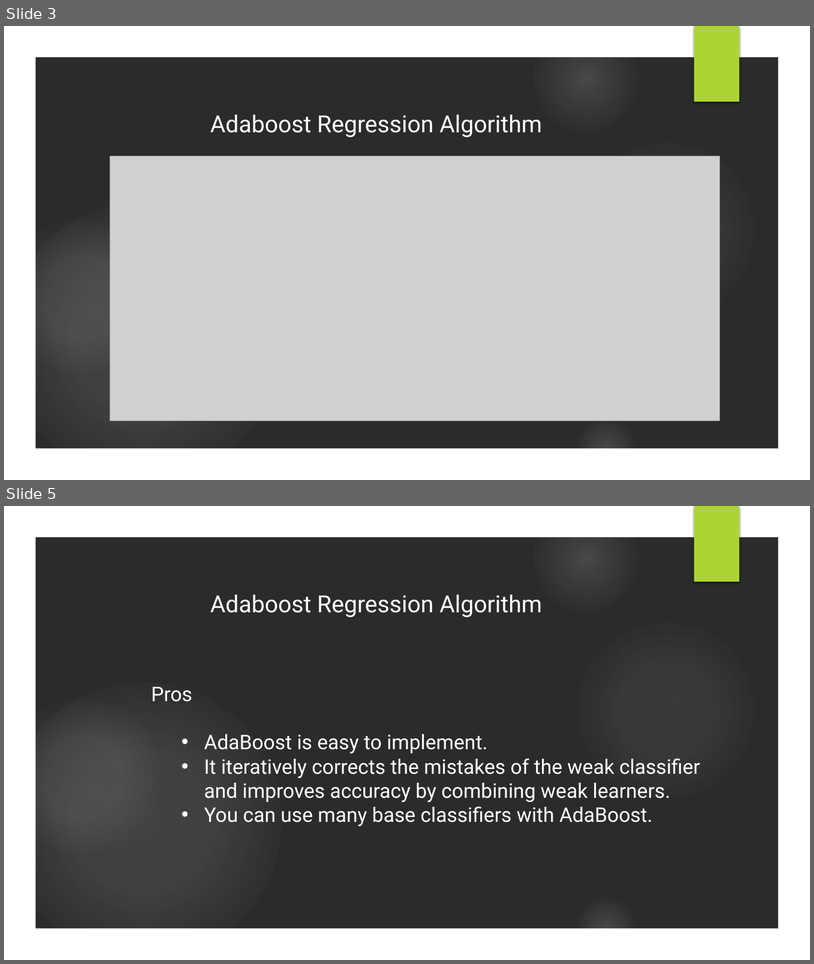
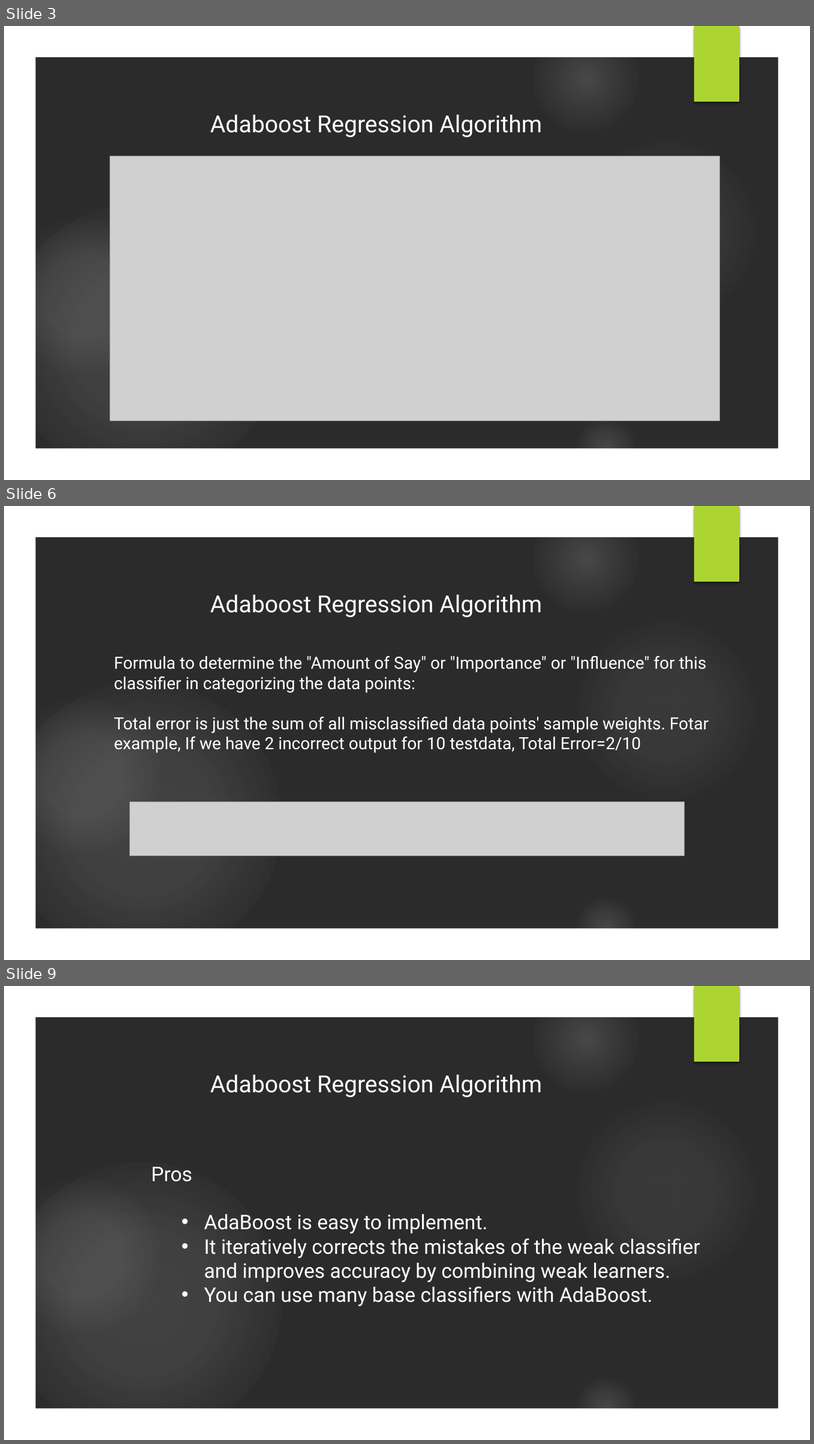
Before and after one commit to iampandiyan/AdaBoostingRegression, a slide deck: AdaBoost.pptx. Shown one above the other, each under a label of ours: slides 3 and 5 before the commit, slides 3, 6 and 9 after it; the slides between them are not shown. The pictures are 814x964 and 814x1444 pixels, drawn with LibreOffice and Linux fonts; fonts in the diff are those of the drawing; grey boxes stand for pictures; background and template pictures are left out; a plain dark background stands for a picture behind light text. Boxes give left, top, right and bottom in pixels: in the first picture for what was removed or moved away, otherwise in the second. Text is boxed around its words. In the diff, an @@ line names an element or a change of style, - is before the commit and + after.

```diff
--- a/AdaBoost.pptx
+++ b/AdaBoost.pptx
@@ slide 6 added at box(4, 506, 810, 960), background picture (left out); not listed: 7 template elements that a slide beside it also shows @@
@@ text added at box(210, 594, 542, 617), 28 pt, text #FFFFFF @@
+Adaboost Regression Algorithm
@@ text added at box(114, 655, 709, 753), 20 pt, text #FFFFFF @@
+Formula to determine the "Amount of Say" or "Importance" or "Influence" for this classifier in categorizing the data points:
+Total error is just the sum of all misclassified data points' sample weights. Fotar example, If we have 2 incorrect output for 10 testdata, Total Error=2/10
@@ picture added at box(130, 801, 684, 856) @@
@@ what was slide 5 is now slide 9 @@
```
Also in this commit, not shown: 1 slide changed, 3 other slides added.
